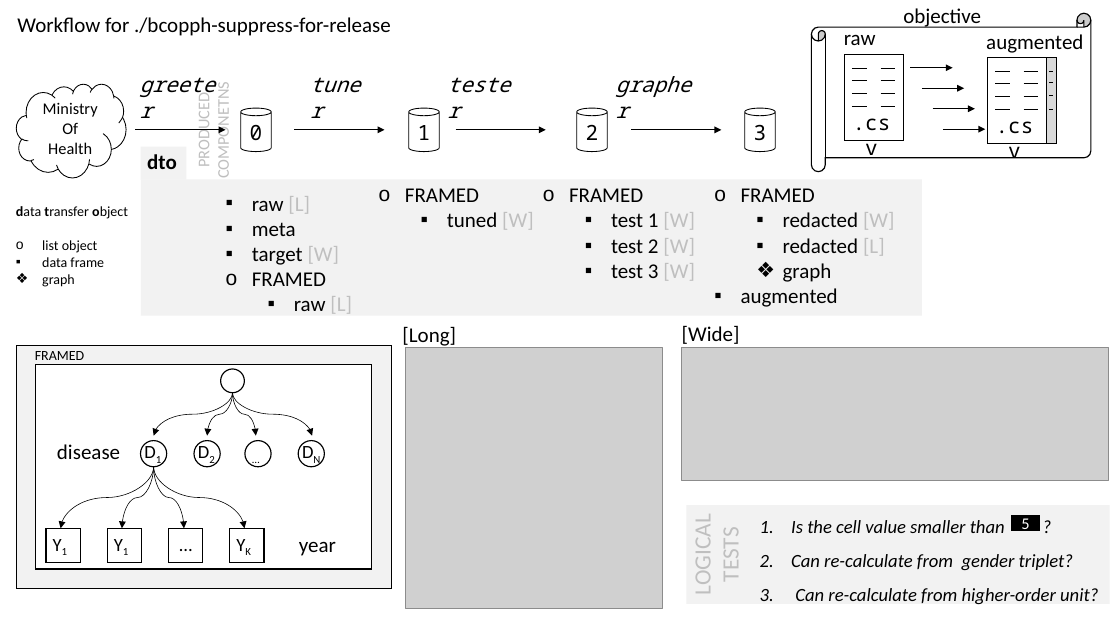
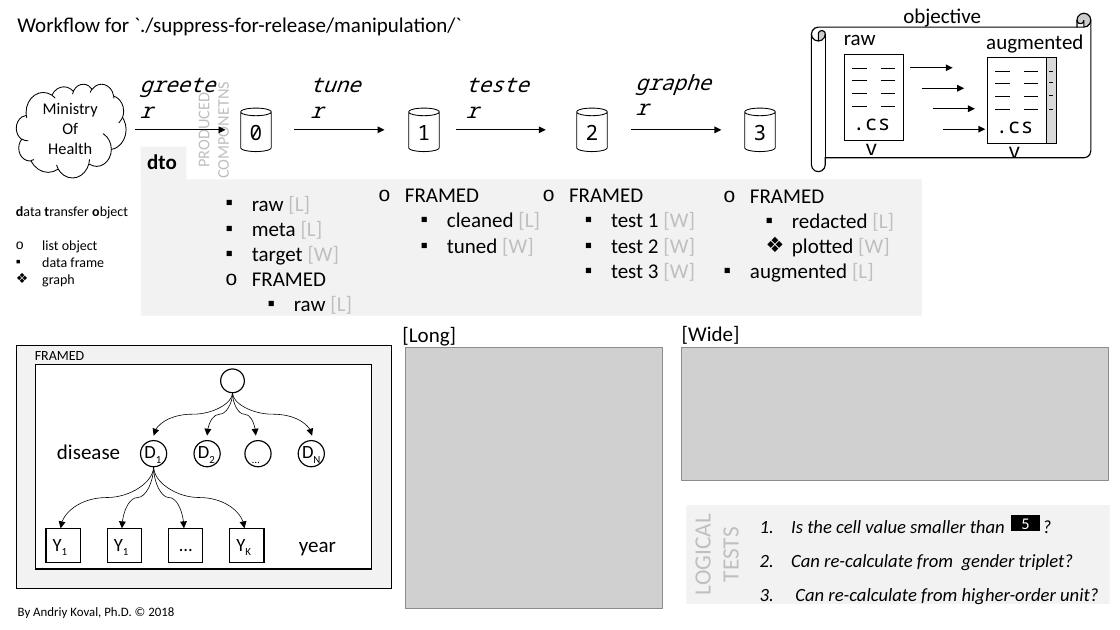
Before and after one commit to IHACRU/suppress-for-release, a slide deck: slide 2 of libs/materials/suppress-for-release-image-support.pptx. Drawn at 1120x630 pixels with LibreOffice and Linux fonts; fonts in the diff are those of the drawing; grey boxes stand for pictures. Boxes give left, top, right and bottom in pixels: in the first picture for what was removed or moved away, otherwise in the second. Text is boxed around its words. In the diff, an @@ line names an element or a change of style, - is before the commit and + after.

```diff
--- a/libs/materials/suppress-for-release-image-support.pptx
+++ b/libs/materials/suppress-for-release-image-support.pptx
@@ text at box(17, 17, 462, 36): text changed @@
-Workflow for ./bcopph-suppress-for-release
+Workflow for `./suppress-for-release/manipulation/`
@@ text "tester": place and size @@
-text "tester" at box(439, 68, 526, 102)
+text "tester" at box(458, 68, 544, 102)
@@ text "grapher": place and size @@
-text "grapher" at box(607, 68, 706, 102)
+text "grapher" at box(628, 66, 726, 99)
@@ text "FRAMED": place and size @@
-text "FRAMED" at box(741, 188, 895, 307)
+text "FRAMED" at box(750, 189, 894, 282)
@@ text at box(252, 221, 323, 239): text changed @@
-▪ meta
+▪ meta [L]
@@ text at box(447, 212, 540, 230): paragraph added @@
+  ▪ cleaned [L]
@@ text at box(750, 238, 890, 282): text changed @@
-    ❖ graph
-  ▪ augmented
+    ❖ plotted [W]
+  ▪ augmented [L]
@@ text at box(783, 212, 895, 230): paragraph removed @@
-    ▪ redacted [W]
@@ text added at box(18, 607, 174, 618), 11 pt, text #000000 @@
+By Andriy Koval, Ph.D. © 2018
```
Also in this commit, not shown: 1 other slide changed, 4 other files.
